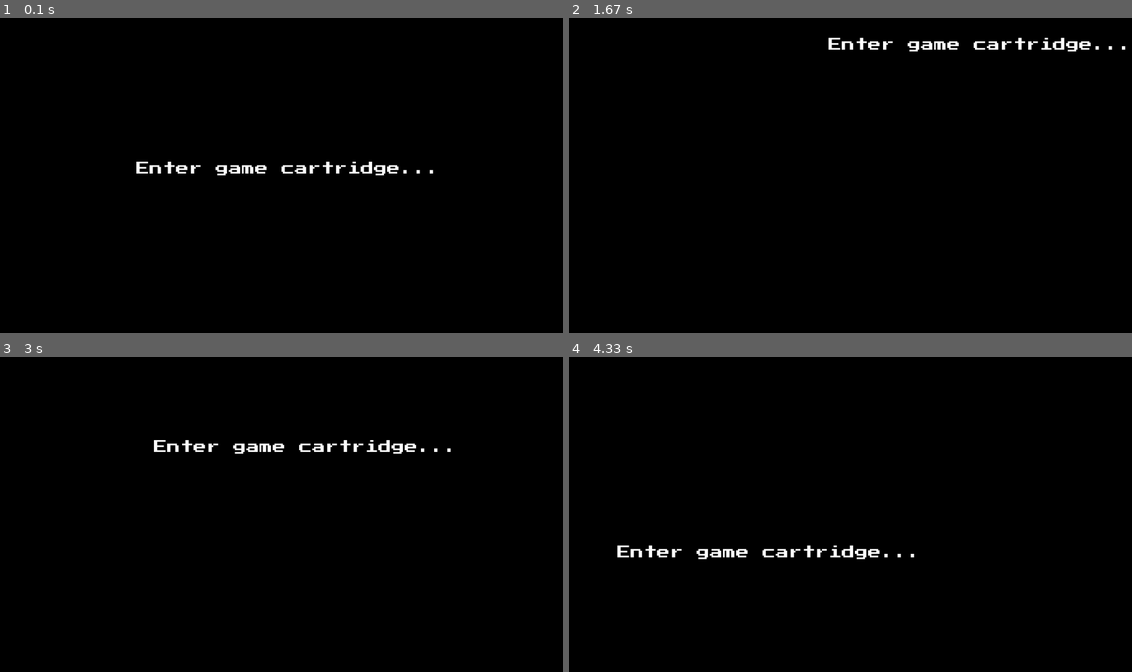
Above: before the commit, frames 1-4 (two rows, left to right).
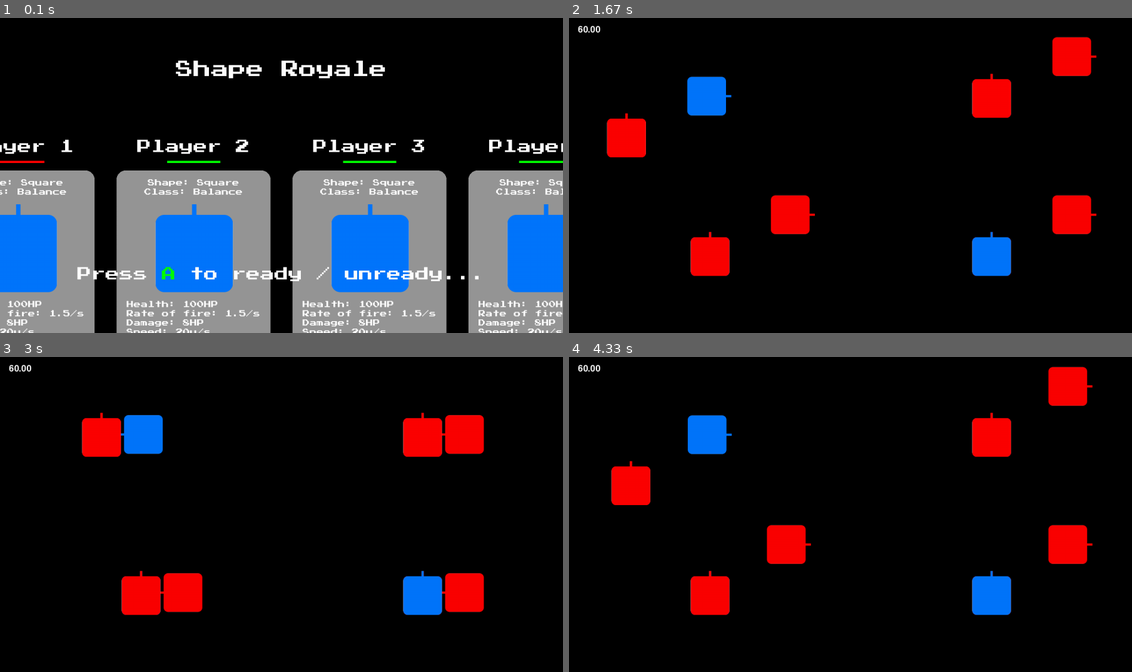
Above: after the commit, the same moments.

Repository: CaptainDeathead/Nebulous
Game: pygame game, started from Console/main.py
Two runs of this game, one before a commit and one after it. Both use one fixed random seed, a clock stepped at 60 frames per second and the inputs below.
Inputs:
- Up to frame 1 (0.1 s): no input
- Up to frame 2 (1.67 s): tap Space at 0.33 s; hold Right 0.67-1.13 s; hold Up 1.17-1.47 s; hold Right from 1.5 s (still down)
- Up to frame 3 (3 s): release Right at 1.97 s; hold Left 2-2.53 s; hold Down 2.57-2.87 s; hold Left from 2.9 s (still down)
- Up to frame 4 (4.33 s): release Left at 3.3 s; hold Up 3.33-3.7 s; hold Right from 3.73 s (still down)

The runs differ from the first frame. In frame 1, 49% of the frame differs, in the area x 0-100%, y 13-100%; in frame 2, 7.7%; in frame 3, 7.6%; in frame 4, 7.7%.

Commit message:
Shape Royale save zone visible

Diff:
--- a/Console/cartridge_loader.py
+++ b/Console/cartridge_loader.py
@@ -23,7 +23,7 @@
 from random import randint
 
 # TODO: THIS IS ONLY FOR TESTING WITHOUT SD_CARDS IN THE PI
-TESTING = False
+#TESTING = False
 
 class CartridgeLoader:
     SD_BLOCK_SIZE = 512
@@ -157,10 +157,8 @@
         return bytes_str.replace(b'\x00', b'')
 
     def flash_game(self) -> None:
-        #game_name = input("Enter game name with no spaces or wierd characters: ")
-        #game_path = input("Enter path to .tar.xz of game: ")
-        game_name = "Snither"
-        game_path = "snither.tar.xz"
+        game_name = input("Enter game name with no spaces or wierd characters: ")
+        game_path = input("Enter path to .tar.xz of game: ")
 
         with open(game_path, "rb") as f:
             xz = f.read()
@@ -169,13 +167,13 @@
         self.write_sd_block(1, ceil(len(xz)/512).to_bytes(512))
         self.write_sd_data(3, xz)
 
-        print("Flashed")
+        logging.info(f"Successfully flashed {game_name} to cartridge!")
 
     def load_cartridge(self) -> None:
         if TESTING:
             sys.path.append(os.path.join(os.path.dirname(__file__), '..'))
 
-            from Games.Snither.consolemain import ConsoleEntry
+            #from Games.Snither.consolemain import ConsoleEntry
             #from Games.Racer.consolemain import ConsoleEntry
             from Games.ShapeRoyale.consolemain import ConsoleEntry
 
@@ -193,9 +191,6 @@
 
         zip_data = self.read_sd_data(3, xz_length+3)
 
-        print(f"{zip_data=}")
-
-        print(game_name)
         tmp_game_path = f"/tmp/Games/{game_name}"
 
         if os.path.exists('/tmp/Games'):
--- a/Console/main.py
+++ b/Console/main.py
@@ -17,6 +17,7 @@
 class Console:
     NUM_CONTROLLER_PORTS = 4
     TARGET_FPS = 60
+    TESTING = True
 
     def __init__(self) -> None:
         """
@@ -44,7 +45,7 @@
         logging.info("Console startup complete!")
 
         # TODO: THIS IS JUST FOR TESTING
-        #self.load_cartidge()
+        self.load_cartidge()
 
         self.main()
 
@@ -86,6 +87,8 @@
         self.cartridge_loader.load_cartridge()
 
     def check_cartridge(self) -> None:
+        if self.TESTING: return
+
         last_cartridge_loaded = self.cartridge_loaded
 
         while self.cartridge_loader.init_failure:
--- a/Games/ShapeRoyale/main.py
+++ b/Games/ShapeRoyale/main.py
@@ -329,11 +329,11 @@
 
         screen_rect = pg.Rect(draw_parent.x - screen.width // 2 + image.width // 2, draw_parent.y - screen.height // 2 + image.height // 2, screen.width, screen.height)
 
-        if not pg.Rect(self.x - image.width // 2, self.y - image.height // 2, image.width, image.height).colliderect(screen_rect): return
+        if not pg.Rect(self.x, self.y, image.width, image.height).colliderect(screen_rect): return
 
         screen.blit(image, (self.x - screen_rect.x, self.y - screen_rect.y))
 
-        if self.showing_powerup_popup:
+        if self.showing_powerup_popup and draw_parent is self:
             screen.blit(self.powerup_popup, (screen.width // 2 - self.powerup_popup.width // 2, screen.height // 2 - self.powerup_popup.height // 2))
 
 class Screen(pg.Surface):
@@ -374,6 +374,7 @@
     NUM_POINTS = 100
     DISTANCE_TO_MOVE_REDUCTION = 1000
     TARGET_RADIUS_ALLOWANCE = 1.05
+    SCALING = 80
 
     def __init__(self, map_size_x: int, map_size_y: int, phase_config: Dict[int, Dict]) -> None:
         self.map_size_x = map_size_x
@@ -385,8 +386,11 @@
 
         self.color = pg.Color(255, 0, 0)
 
+        self.scaled_width = map_size_x // self.SCALING
+        self.scaled_height = map_size_y // self.SCALING
+
         self.polygon = self.generate_circle_polygon(self.start_radius, (self.map_size_x / 2, self.map_size_y / 2), self.NUM_POINTS)
-        self.surface = pg.Surface((1_000, 1_000))
+        self.surface = pg.Surface((self.scaled_width, self.scaled_height))
 
         self.next_phase()
 
@@ -413,7 +417,7 @@
 
         self.target = self.phase_config[self.phase_index]["target"]
         self.target_radius = self.phase_config[self.phase_index]["radius"]
-        self.zone_speed = 0.01
+        self.zone_speed = 0.001
         self.distances_to_move = self.calculate_distances()
 
     def calculate_distances(self) -> List[float]:
@@ -454,11 +458,24 @@
         pg.draw.polygon(self.surface, (0, 0, 0), screen_verts)
         #pg.image.save(self.surface, 'e.png')
 
-    def blit(self, screen: pg.Surface, draw_parent: Player) -> None:
-        screen.blit(self.surface, (0, 0), (draw_parent.x//100, draw_parent.y//100, screen.width//100, screen.height//100))
+    def blit(self, screen: pg.Surface, draw_parent: Shape) -> None:
+        x = max(min((draw_parent.x - screen.width / 2) / 100, self.surface.width), 0)
+        y = max(min((draw_parent.y - screen.height / 2) / 100, self.surface.height), 0)
+        #width = max(min(x + screen.width / 100, self.surface.height), 0)
+        #height = max(min(y + screen.height / 100, self.surface.height), 0)
+        width = screen.width / self.SCALING * 1.5
+        height = screen.height / self.SCALING * 1.5
+
+        #print(x, y, width, height)
+
+        crop_area = pg.Rect(x, y, width, height)
+        cropped_surf = pg.transform.scale_by(self.surface.subsurface(crop_area), self.SCALING)
+
+        screen.fill((255, 255, 255))
+        screen.blit(cropped_surf, (0, 0))
 
 class MainMenu:
-    TIMER_LENGTH = 6
+    TIMER_LENGTH = 1
 
     def __init__(self, display_surf: pg.Surface, console_update: object, controllers: List[Controller]) -> None:
         self.display_surf = display_surf
@@ -504,12 +521,12 @@
             self.shape_info = loads(f.read())
 
         self.players[0].controller.plugged_in = True
-        #self.players[1].controller.plugged_in = True
-        #self.players[1].ready = True
-        #self.players[2].controller.plugged_in = True
-        #self.players[2].ready = True
-        #self.players[3].controller.plugged_in = True
-        #self.players[3].ready = True
+        self.players[1].controller.plugged_in = True
+        self.players[1].ready = True
+        self.players[2].controller.plugged_in = True
+        self.players[2].ready = True
+        self.players[3].controller.plugged_in = True
+        self.players[3].ready = True
 
         self.main()
 
@@ -646,7 +663,7 @@
     NUM_PHASES = 4
     NUM_PLAYERS = 100
     NUM_POWERUPS = 2400 # this must be divisible by the NUM_POWERUP_SECTIONS below
-    NUM_POWERUP_SECTIONS = 6
+    NUM_POWERUP_SECTIONS = 12
     POWERUP_SECTION_SIZE = int(NUM_POWERUPS / NUM_POWERUP_SECTIONS)
 
     MAX_BULLET_TRAVEL_DIST = 2000
@@ -738,7 +755,7 @@
 
         radius = (self.MAP_SIZE * sqrt(2)) // 2
         target = (self.MAP_SIZE_X / 2, self.MAP_SIZE_Y / 2)
-        time = 60*3
+        time = 60/10
 
         time_reduction = time // num_phases
 
@@ -767,7 +784,7 @@
         for i, player in enumerate(self.main_menu.players):
             name = self.shape_names[player.shape_index]
             new_shape = Shape(
-                randint(0, self.MAP_SIZE_X), randint(0, self.MAP_SIZE_Y), choice(self.shape_names), self.shape_info, self.shape_images[f"{name}Friendly"],
+                randint(0, self.MAP_SIZE_X*0), randint(0, self.MAP_SIZE_Y*0), choice(self.shape_names), self.shape_info, self.shape_images[f"{name}Friendly"],
                 self.shape_images[f"{name}Enemy"], self.bullets, self.bullet_img, True, self.controllers[i], []
             )
             new_shape.squad.append(new_shape)
@@ -824,7 +841,7 @@
                 last_safezone_draw = time()
 
             for s, screen in enumerate(self.screens):
-                screen.fill((255, 0, 0))
+                screen.fill((0, 0, 0))
                 self.safezone.blit(screen, self.players[s])
 
             keys = pg.key.get_pressed()
--- a/Games/Snither/main.py
+++ b/Games/Snither/main.py
@@ -8,7 +8,7 @@
 
 from typing import Sequence, List, Tuple, Dict
 
-"""
+startup_txt = """
    _____       _ _   _
   / ____|     (_) | | |
  | (___  _ __  _| |_| |__   ___ _ __
@@ -17,6 +17,8 @@
  |_____/|_| |_|_|\__|_| |_|\___|_|
 
 """
+
+print(startup_txt)
 
 pg.init()
 
